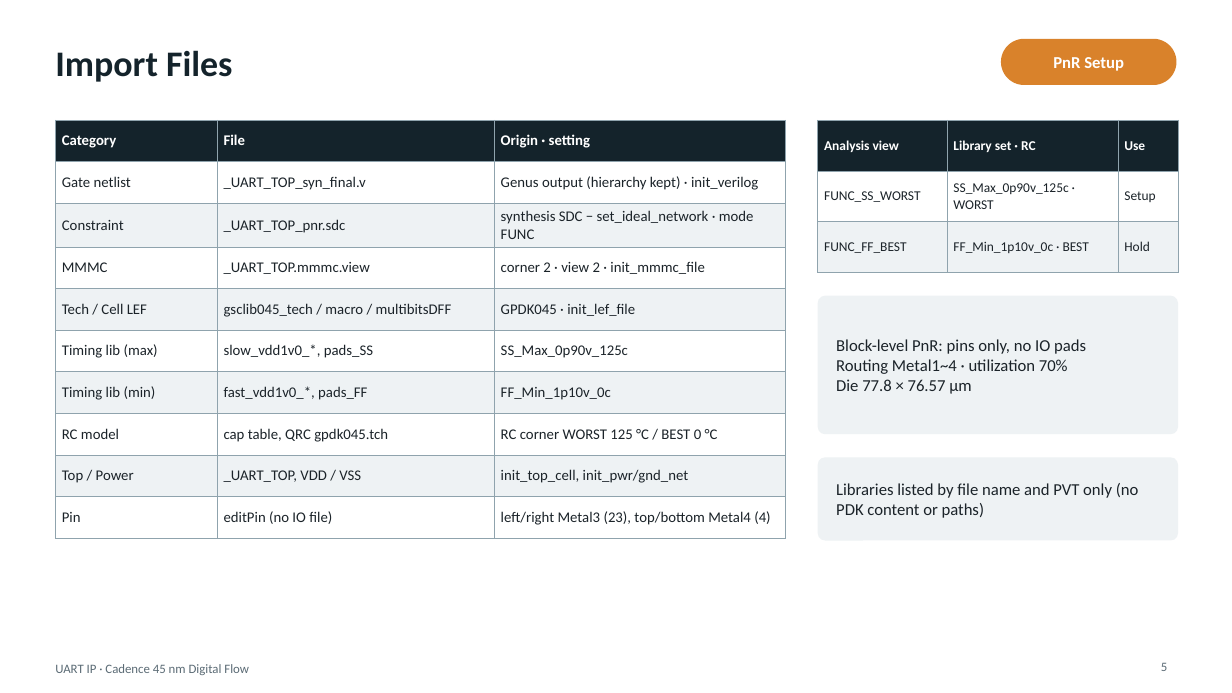
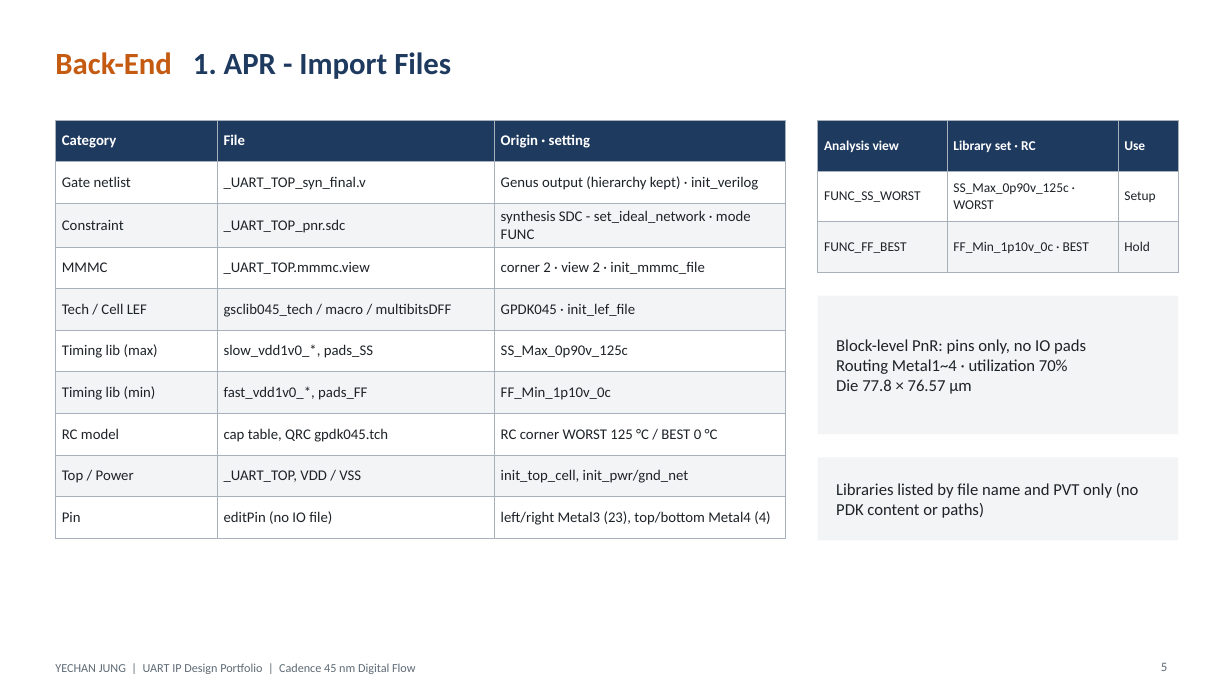
Before and after one commit to Chad-Jung/Project, a slide deck: slide 5 of proj1_make/TOP/DOC/UART_IP_Portfolio_BE_EN.pptx. Drawn at 1232x693 pixels with LibreOffice and Linux fonts; fonts in the diff are those of the drawing. Boxes give left, top, right and bottom in pixels: in the first picture for what was removed or moved away, otherwise in the second. Text is boxed around its words. In the diff, an @@ line names an element or a change of style, - is before the commit and + after.

```diff
--- a/proj1_make/TOP/DOC/UART_IP_Portfolio_BE_EN.pptx
+++ b/proj1_make/TOP/DOC/UART_IP_Portfolio_BE_EN.pptx
@@ title at [55, 52, 451, 79]: text changed; size 28 to 24 pt; text colour #14232B to #1F3A5F @@
-Import Files
+Back-End 1. APR - Import Files
@@ rounded rectangle removed at [1001, 39, 1177, 85] @@
@@ text removed at [1053, 57, 1124, 71] @@
-PnR Setup
@@ table at [55, 120, 786, 529] @@
-row 3, column 3: synthesis SDC − set_ideal_network · mode FUNC
+row 3, column 3: synthesis SDC - set_ideal_network · mode FUNC
@@ fill #14232B to #1F3A5F in row 1 @@
@@ fill #EEF2F4 to #F2F4F6 in 12 cells @@
@@ text colour #1B2329 to #1E2328 in "Gate netlist", "_UART_TOP_syn_final.v", "Genus output (hierarchy kept) · init_verilog", "Constraint" and 22 more places @@
@@ borders changed @@
@@ table at [818, 120, 1178, 257] @@
@@ fill #14232B to #1F3A5F in row 1 @@
@@ fill #EEF2F4 to #F2F4F6 in row 3 @@
@@ text colour #1B2329 to #1E2328 in "FUNC_SS_WORST", "SS_Max_0p90v_125c · WORST", "Setup", "FUNC_FF_BEST" and 2 more places @@
@@ borders changed @@
@@ text at [55, 663, 415, 674]: text changed; size 10 to 9.5 pt; text colour #5B6B75 to #5F6B76 @@
-UART IP · Cadence 45 nm Digital Flow
+YECHAN JUNG | UART IP Design Portfolio | Cadence 45 nm Digital Flow
```
Also in this commit, not shown: 13 other slides changed, 8 slides added, 1 slide removed, 13 other files.
